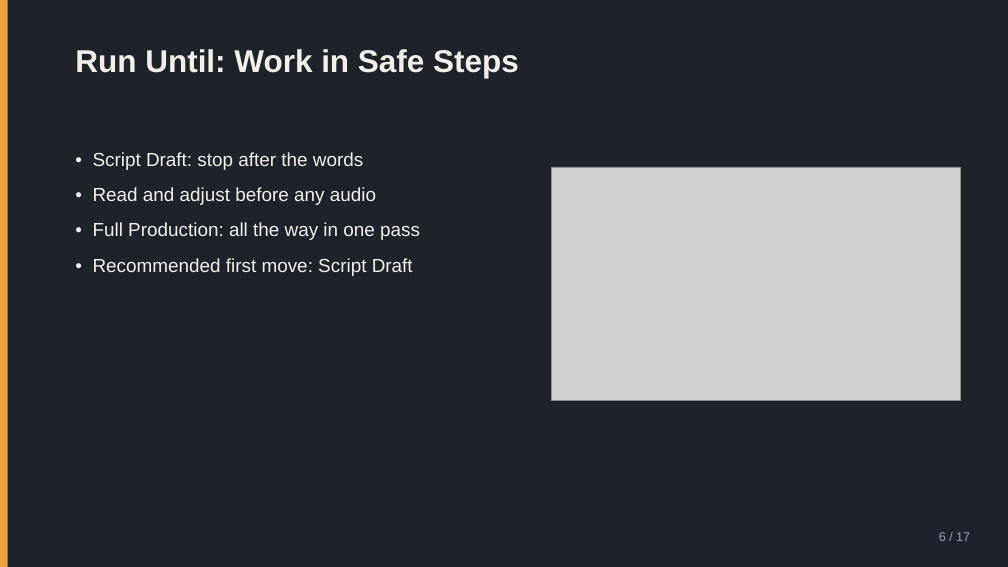
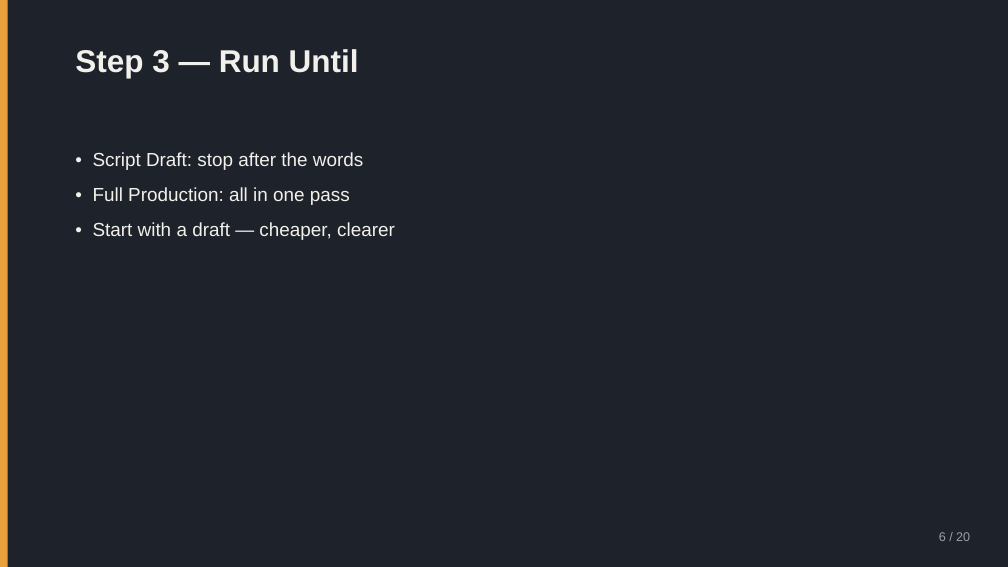
Before and after one commit to nikolaidk/voice, a slide deck: slide 6 of docs/user-guide.pptx. Drawn at 1008x567 pixels with LibreOffice and Linux fonts; fonts in the diff are those of the drawing; grey boxes stand for pictures. Boxes give left, top, right and bottom in pixels: in the first picture for what was removed or moved away, otherwise in the second. Text is boxed around its words. In the diff, an @@ line names an element or a change of style, - is before the commit and + after.

```diff
--- a/docs/user-guide.pptx
+++ b/docs/user-guide.pptx
@@ text at (x1=75, y1=49, x2=359, y2=78): text changed @@
-Run Until: Work in Safe Steps
+Step 3 — Run Until
@@ picture removed at (x1=552, y1=167, x2=960, y2=400) @@
@@ text at (x1=93, y1=187, x2=395, y2=240): text changed @@
-• Read and adjust before any audio
-• Full Production: all the way in one pass
-• Recommended first move: Script Draft
+• Full Production: all in one pass
+• Start with a draft — cheaper, clearer
@@ text at (x1=939, y1=532, x2=970, y2=541): text changed @@
-6 / 17
+6 / 20
```
Also in this commit, not shown: 11 other slides changed, 8 slides added, 5 slides removed, 3 other files.
